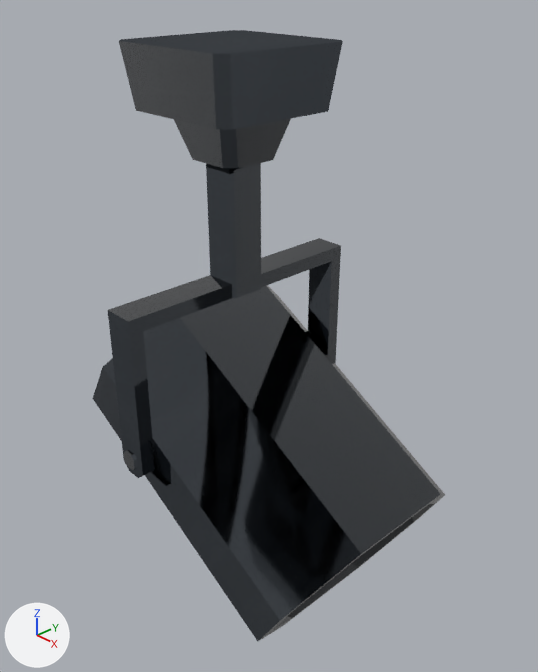
What one commit did to the Blender file luchaLibreCompuG/luchaLibreCompuG/modelos/modelos_importados/simple-spotlight/source/Spotlight/source/spotlight_simple_animado.blend.
One viewpoint serves both versions: a camera (50 mm lens) standing at (0.361, -0.31, 0.046) and looking at (0.032, 0.001, -0.186). The lights are fixed; the arrows at lower left show +X, +Y and +Z. The older version comes first.

The first picture shows 'Spotlight', 'Spotlight.001'.
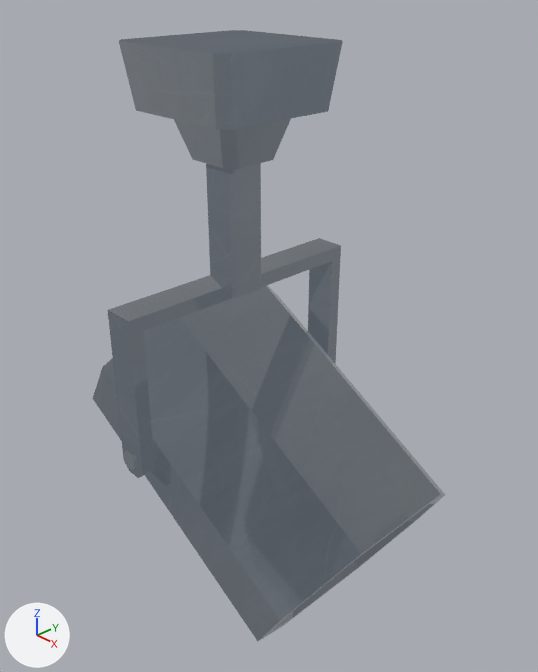
Location of each change, (x1, y1, x2, y2) in pixels of the pictures (538 x 672 px):
'Spotlight.001', surface changed (black to grey): (92, 285, 445, 641) in both
'Spotlight', surface changed (black to grey): (108, 30, 343, 478) in both

Edits to the bpy script that builds the scene:
```text
Add img_spotlight_roughness_png_002:
    img_spotlight_roughness_png_002 = load_image('Spotlight_roughness.png.002', '_unpacked/Spotlight_roughness.png', 1024, 1024, 'sRGB')
Add img_spotlight_color_png_003:
    img_spotlight_color_png_003 = load_image('Spotlight_color.png.003', '_unpacked/Spotlight_color.png', 1024, 1024, 'sRGB')
Add img_spotlight_metallic_png:
    img_spotlight_metallic_png = load_image('Spotlight_metallic.png', '_unpacked/Spotlight_metallic.png', 1024, 1024, 'sRGB')
Add img_spotlight_color_png_002:
    img_spotlight_color_png_002 = load_image('Spotlight_color.png.002', '_unpacked/Spotlight_color.png', 1024, 1024, 'sRGB')
Add img_spotlight_normal_png_002:
    img_spotlight_normal_png_002 = load_image('Spotlight_normal.png.002', '_unpacked/Spotlight_normal.png', 1024, 1024, 'sRGB')
Change mat_spotlight:
    where n2 = _N.new('ShaderNodeTexImage'); n2.name = 'Image Texture'
    n2.image: img_spotlight_color_png_001 -> img_spotlight_color_png_002
    where n3 = _N.new('ShaderNodeTexImage'); n3.name = 'Image Texture.001'
    n3.image: img_spotlight_roughness_png_001 -> img_spotlight_roughness_png_002
    where n4 = _N.new('ShaderNodeTexImage'); n4.name = 'Image Texture.002'
    n4.image: img_spotlight_metallic_png_001 -> img_spotlight_metallic_png
    where n5 = _N.new('ShaderNodeTexImage'); n5.name = 'Image Texture.003'
    n5.image: img_spotlight_emit_png_001 -> img_spotlight_color_png_003
    where n6 = _N.new('ShaderNodeTexImage'); n6.name = 'Image Texture.004'
    n6.image: img_spotlight_normal_png_001 -> img_spotlight_normal_png_002
```
